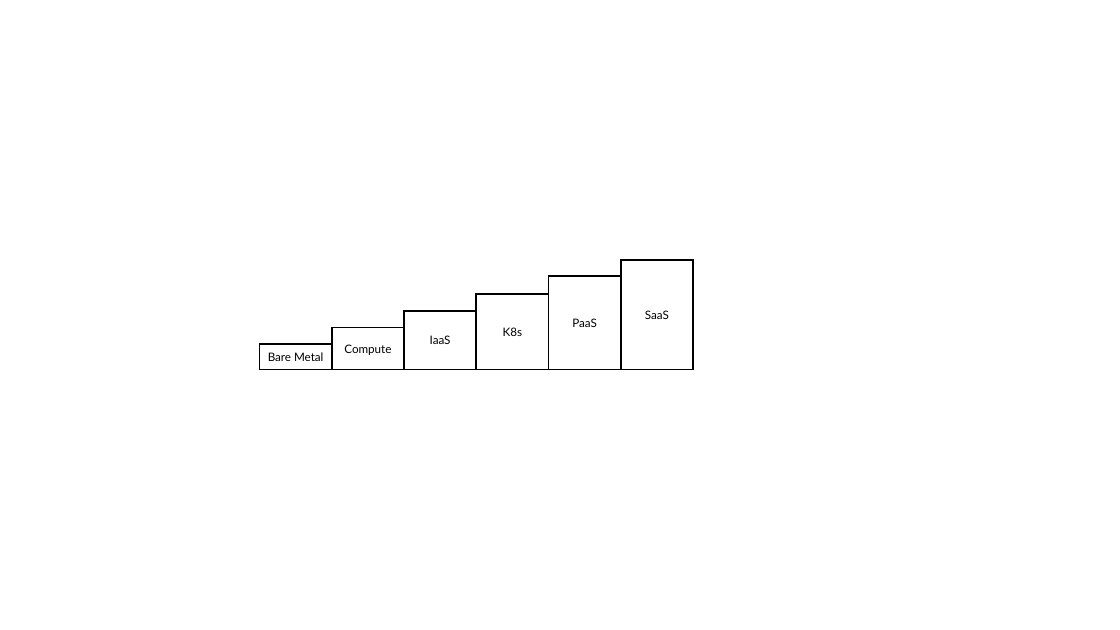
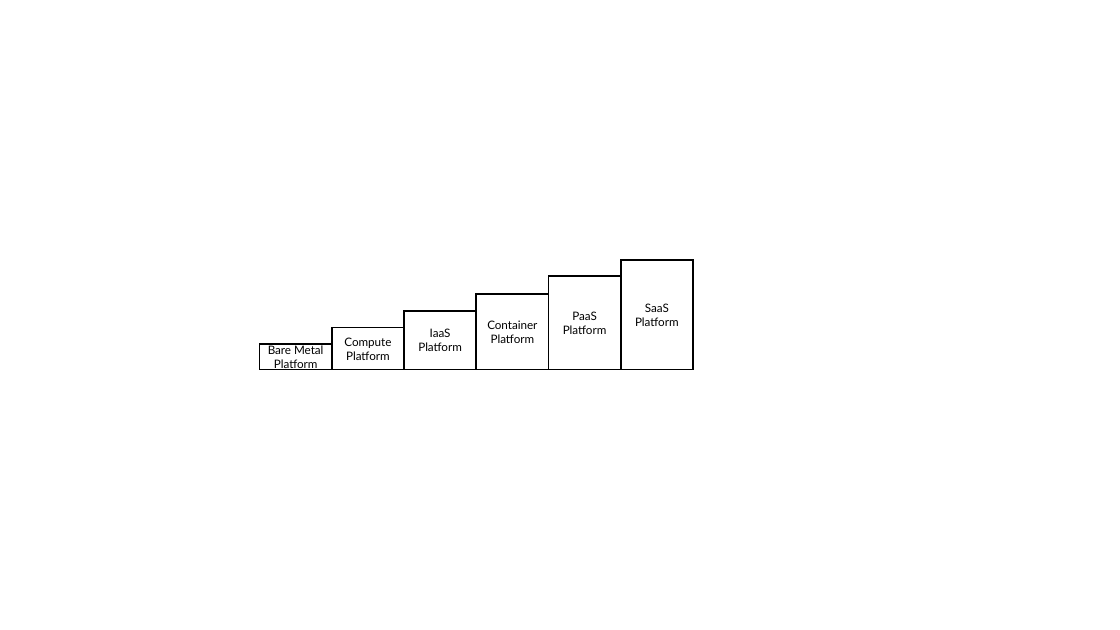
Before and after one commit to oasis-open/tosca-community-contributions, a slide deck: slide 1 of profiles/community/sources/platforms.pptx. Drawn at 1120x630 pixels with LibreOffice and Linux fonts; fonts in the diff are those of the drawing. Boxes give left, top, right and bottom in pixels: in the first picture for what was removed or moved away, otherwise in the second. Text is boxed around its words. In the diff, an @@ line names an element or a change of style, - is before the commit and + after.

```diff
--- a/profiles/community/sources/platforms.pptx
+++ b/profiles/community/sources/platforms.pptx
@@ text in rectangle at box(487, 320, 537, 343): text changed @@
-K8s
+Container
+Platform
@@ text in rectangle at box(563, 325, 607, 334): paragraph added @@
+Platform
@@ text in rectangle at box(635, 317, 679, 326): paragraph added @@
+Platform
@@ text in rectangle at box(274, 359, 318, 370): paragraph added @@
+Platform
@@ text in rectangle at box(346, 351, 390, 360): paragraph added @@
+Platform
@@ text in rectangle at box(418, 342, 462, 351): paragraph added @@
+Platform
```
